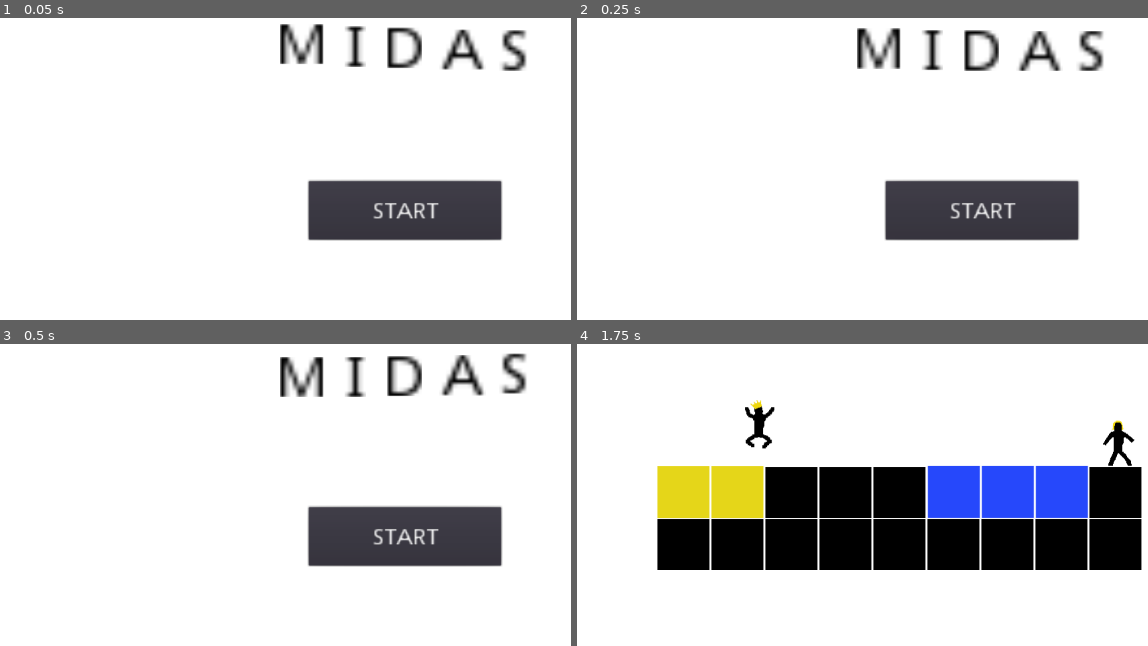
Above: before the commit, frames 1-4 (two rows, left to right).
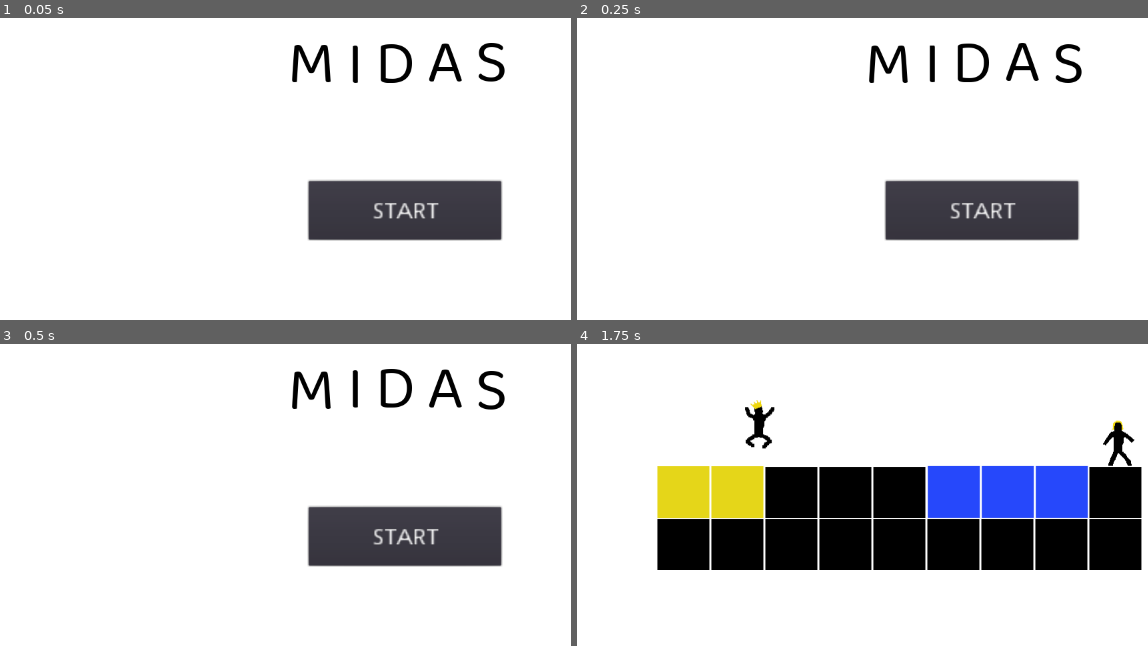
Above: after the commit, the same moments.

Repository: meburns/midas
Game: Godot game, scene res://src/Menu.tscn
Same seed, same stepped clock (60 frames per second), same inputs: the game is played once before the commit and once after it.
Inputs:
- Up to frame 1 (0.05 s): no input
- Up to frame 2 (0.25 s): no input
- Up to frame 3 (0.5 s): no input
- Up to frame 4 (1.75 s): click "START" at 0.5 s; tap Enter (ui_accept) at 1.25 s; hold Right (move_right) from 1.28 s (still down); tap R (refresh) at 1.35 s; tap Space (jump) at 1.52 s

The runs differ from the first frame. In frame 1, 3.7% of the frame differs, in the area x 49-93%, y 1-22%; in frame 2, 3.6%; in frame 3, 3.6%; in frame 4, nothing differs.

Commit message:
Add basic font

Diff:
--- /dev/null
+++ b/assets/fonts/Baloo_Bhaina_2/baloo_bhaina_2.tres
@@ -0,0 +1,7 @@
+[gd_resource type="DynamicFont" load_steps=2 format=2]
+
+[ext_resource path="res://assets/fonts/Baloo_Bhaina_2/BalooBhaina2-Regular.ttf" type="DynamicFontData" id=1]
+
+[resource]
+size = 92
+font_data = ExtResource( 1 )
--- a/src/Menu.tscn
+++ b/src/Menu.tscn
@@ -1,9 +1,10 @@
-[gd_scene load_steps=5 format=2]
+[gd_scene load_steps=6 format=2]
 
 [ext_resource path="res://assets/background.png" type="Texture" id=1]
 [ext_resource path="res://src/Menu.gd" type="Script" id=2]
 [ext_resource path="res://assets/menu.wav" type="AudioStream" id=3]
 [ext_resource path="res://src/MainCamera.tscn" type="PackedScene" id=4]
+[ext_resource path="res://assets/fonts/Baloo_Bhaina_2/baloo_bhaina_2.tres" type="DynamicFont" id=5]
 
 [node name="Menu" type="Node2D"]
 script = ExtResource( 2 )
@@ -43,17 +44,16 @@
 valign = 1
 
 [node name="RichTextLabel" type="RichTextLabel" parent="."]
-margin_left = 416.353
-margin_top = 114.574
-margin_right = 476.353
-margin_bottom = 152.574
-rect_scale = Vector2( 6.44, 6.04 )
+margin_left = 433.235
+margin_top = 189.564
+margin_right = 777.235
+margin_bottom = 345.564
+custom_fonts/normal_font = ExtResource( 5 )
 custom_colors/default_color = Color( 0, 0, 0, 1 )
 bbcode_enabled = true
-bbcode_text = "
-[fill][wave freq=3]M I D A S[/wave][/fill]"
-text = "
-M I D A S"
+bbcode_text = "[wave freq=3]M I D A S[/wave]"
+text = "M I D A S"
+scroll_active = false
 __meta__ = {
 "_edit_use_anchors_": false
 }
Binary file added: assets/fonts/Baloo_Bhaina_2/BalooBhaina2-Bold.ttf
Binary file added: assets/fonts/Baloo_Bhaina_2/BalooBhaina2-ExtraBold.ttf
Binary file added: assets/fonts/Baloo_Bhaina_2/BalooBhaina2-Medium.ttf
Binary file added: assets/fonts/Baloo_Bhaina_2/BalooBhaina2-Regular.ttf
Binary file added: assets/fonts/Baloo_Bhaina_2/BalooBhaina2-SemiBold.ttf
Not shown, added: assets/fonts/Baloo_Bhaina_2/OFL.txt
